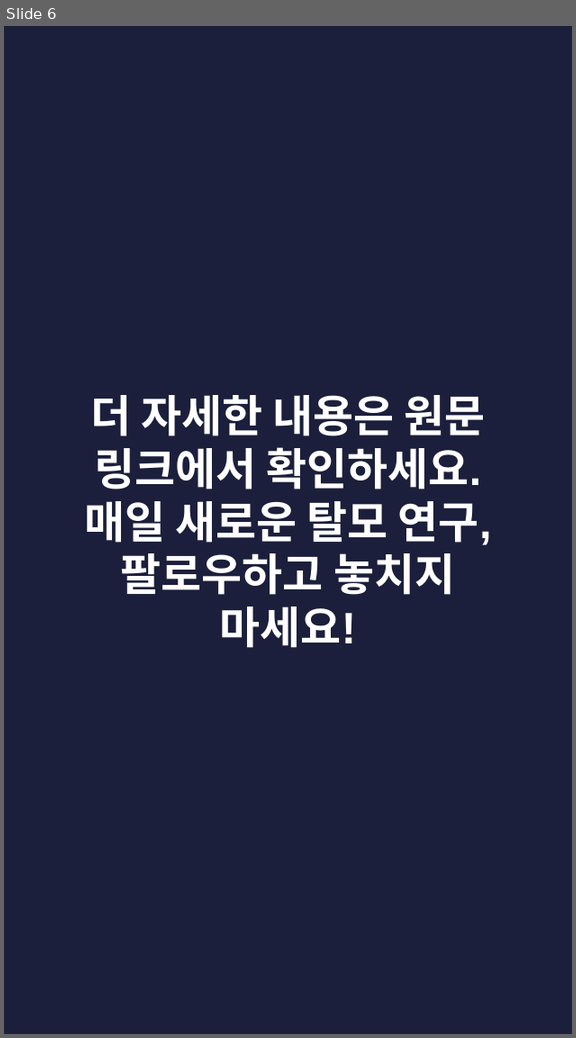
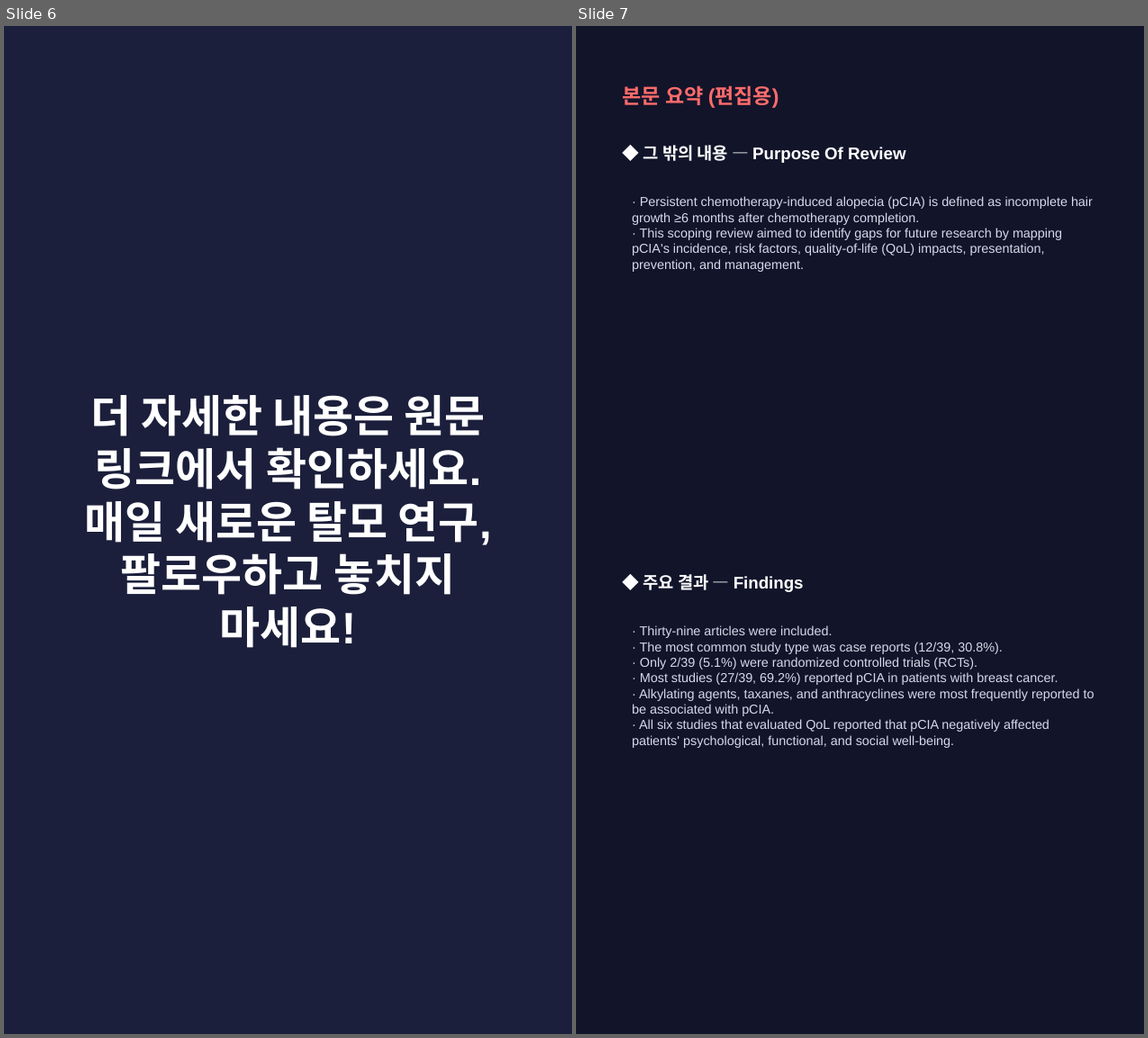
Before and after one commit to hyokang2010-BJ-ANTH/product-builder-test, a slide deck: pwa/data/latest/slides.pptx. Shown side by side, each under a label of ours: slide 6 before the commit, slides 6 and 7 after it. The pictures are 576x1038 and 1148x1038 pixels, drawn with LibreOffice and Linux fonts; fonts in the diff are those of the drawing. Boxes give left, top, right and bottom in pixels: in the first picture for what was removed or moved away, otherwise in the second. Text is boxed around its words. In the diff, an @@ line names an element or a change of style, - is before the commit and + after.

```diff
--- a/pwa/data/latest/slides.pptx
+++ b/pwa/data/latest/slides.pptx
@@ slide 7 added at (576,26,1144,1034), background #12142A @@
@@ text added at (623,85,779,108), 16 pt, text #FF6B6B, bold @@
+본문 요약 (편집용)
@@ text added at (644,145,905,163), 13 pt, text #FFFFFF, bold @@
+◆ 그 밖의 내용 — Purpose Of Review
@@ text added at (632,196,1093,272), 10 pt, text #D5D8EA @@
+· Persistent chemotherapy-induced alopecia (pCIA) is defined as incomplete hair growth ≥6 months after chemotherapy completion.
+· This scoping review aimed to identify gaps for future research by mapping pCIA's incidence, risk factors, quality-of-life (QoL) impacts, presentation, prevention, and management.
@@ text added at (644,574,804,592), 13 pt, text #FFFFFF, bold @@
+◆ 주요 결과 — Findings
@@ text added at (632,625,1094,748), 10 pt, text #D5D8EA @@
+· Thirty-nine articles were included.
+· The most common study type was case reports (12/39, 30.8%).
+· Only 2/39 (5.1%) were randomized controlled trials (RCTs).
+· Most studies (27/39, 69.2%) reported pCIA in patients with breast cancer.
+· Alkylating agents, taxanes, and anthracyclines were most frequently reported to be associated with pCIA.
+· All six studies that evaluated QoL reported that pCIA negatively affected patients' psychological, functional, and social well-being.
```
Also in this commit, not shown: 2 slides changed, 3 other slides added, 5 slides removed, 26 other files.
